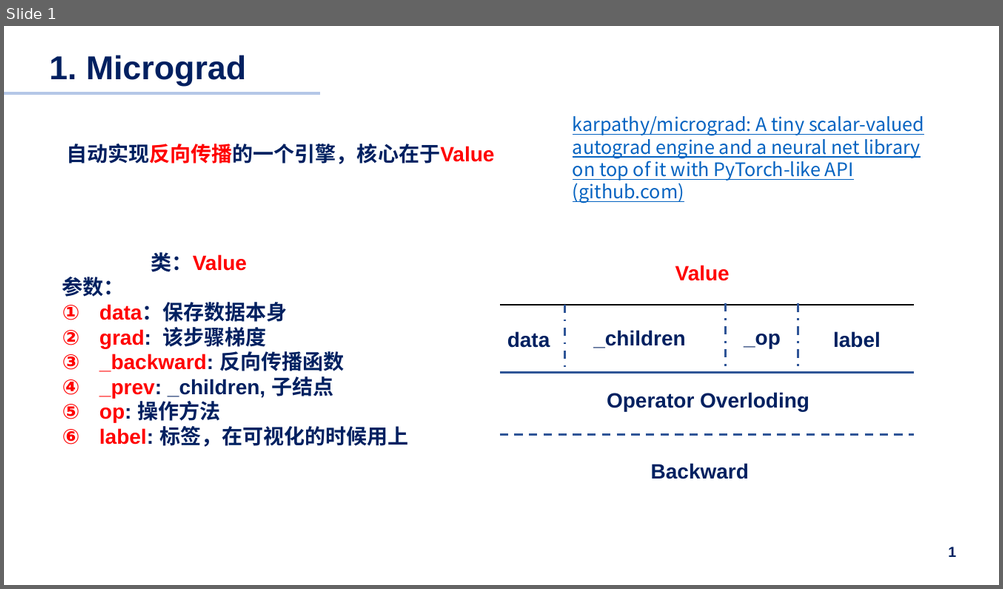
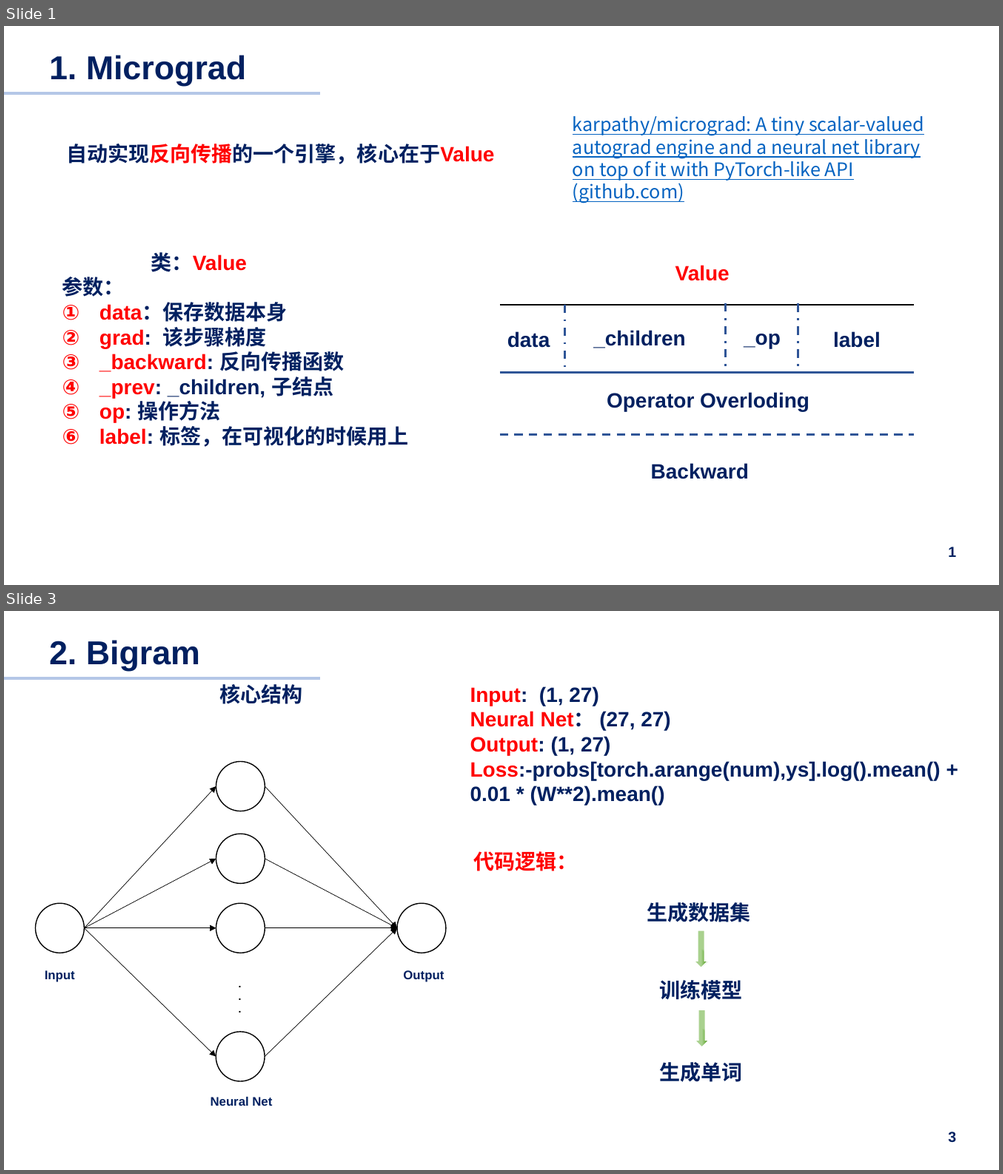
Before and after one commit to pilipala5/Neural-Network-from-zero-to-hero, a slide deck: Summary.pptx. Shown one above the other, each under a label of ours: slide 1 before the commit, slides 1 and 3 after it; the slides between them are not shown. The pictures are 1003x589 and 1003x1174 pixels, drawn with LibreOffice and Linux fonts; fonts in the diff are those of the drawing. Boxes give left, top, right and bottom in pixels: in the first picture for what was removed or moved away, otherwise in the second. Text is boxed around its words. In the diff, an @@ line names an element or a change of style, - is before the commit and + after.

```diff
--- a/Summary.pptx
+++ b/Summary.pptx
@@ slide 3 added at bbox=[4, 611, 999, 1170], background #FFFFFF @@
@@ text added at bbox=[42, 640, 364, 672], 32 pt, text #FFFFFF, bold @@
+  1.1 大气污染研究意义
@@ title added at bbox=[49, 640, 200, 671], 32 pt, text #002060, bold @@
+2. Bigram
@@ line added from (4, 678) to (320, 678), #B4C7E7 2.5 pt @@
@@ text added at bbox=[219, 684, 302, 704], 20 pt, text #002060, bold @@
+核心结构
@@ text added at bbox=[470, 686, 940, 805], 20 pt, text #002060, bold @@
+Input: (1, 27)
+Neural Net： (27, 27)
+Output: (1, 27)
+Loss:-probs[torch.arange(num),ys].log().mean() + 0.01 * (W**2).mean()
@@ text added at bbox=[474, 851, 578, 871], 20 pt, text #FF0000, bold @@
+代码逻辑：
@@ group added at bbox=[35, 762, 446, 1106]: 8 arrows, 6 ellipses, 4 texts @@
+.
+.
+.
+Input
+Neural Net
+Output
@@ group added at bbox=[647, 903, 751, 1082]: 3 texts, 2 down arrows @@
+训练模型
+生成数据集
+生成单词
@@ page number added at bbox=[948, 1132, 956, 1143], 14 pt, text #002060, bold @@
+3
```
Also in this commit, not shown: 2 other slides added, 2 other files.
